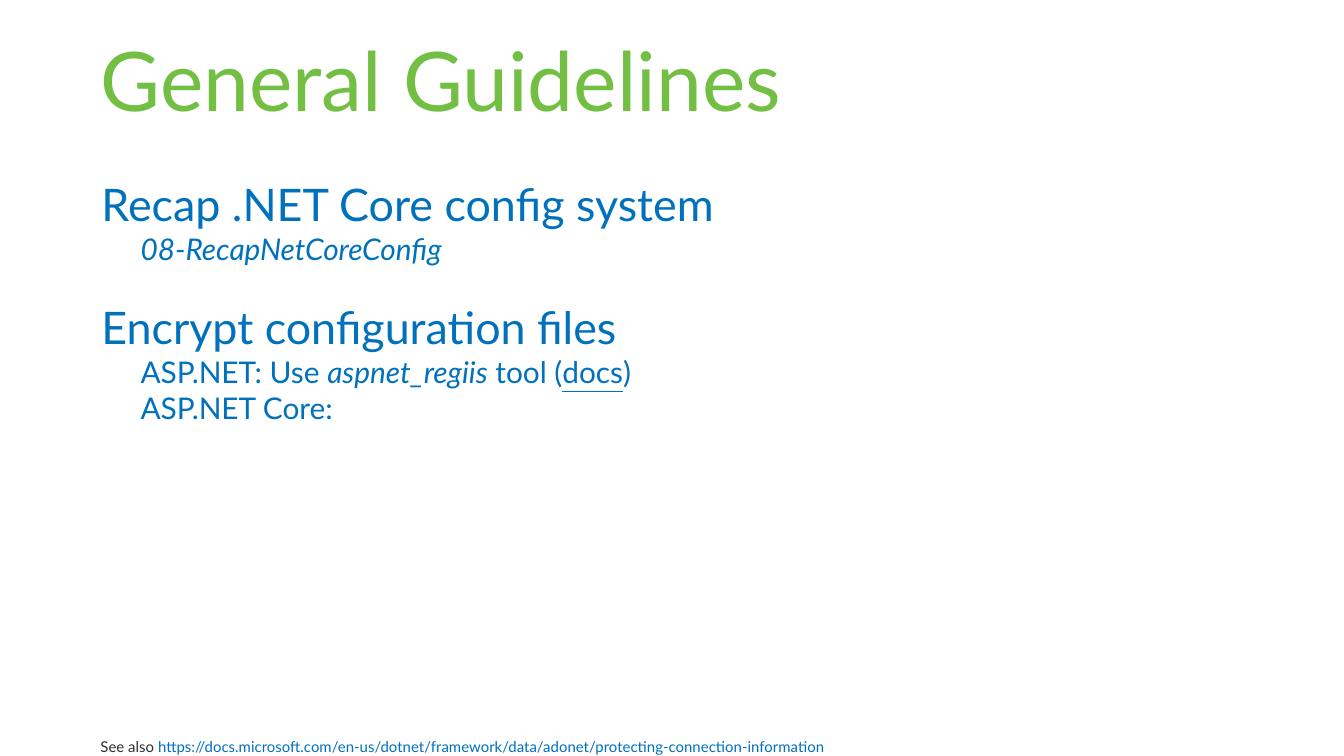
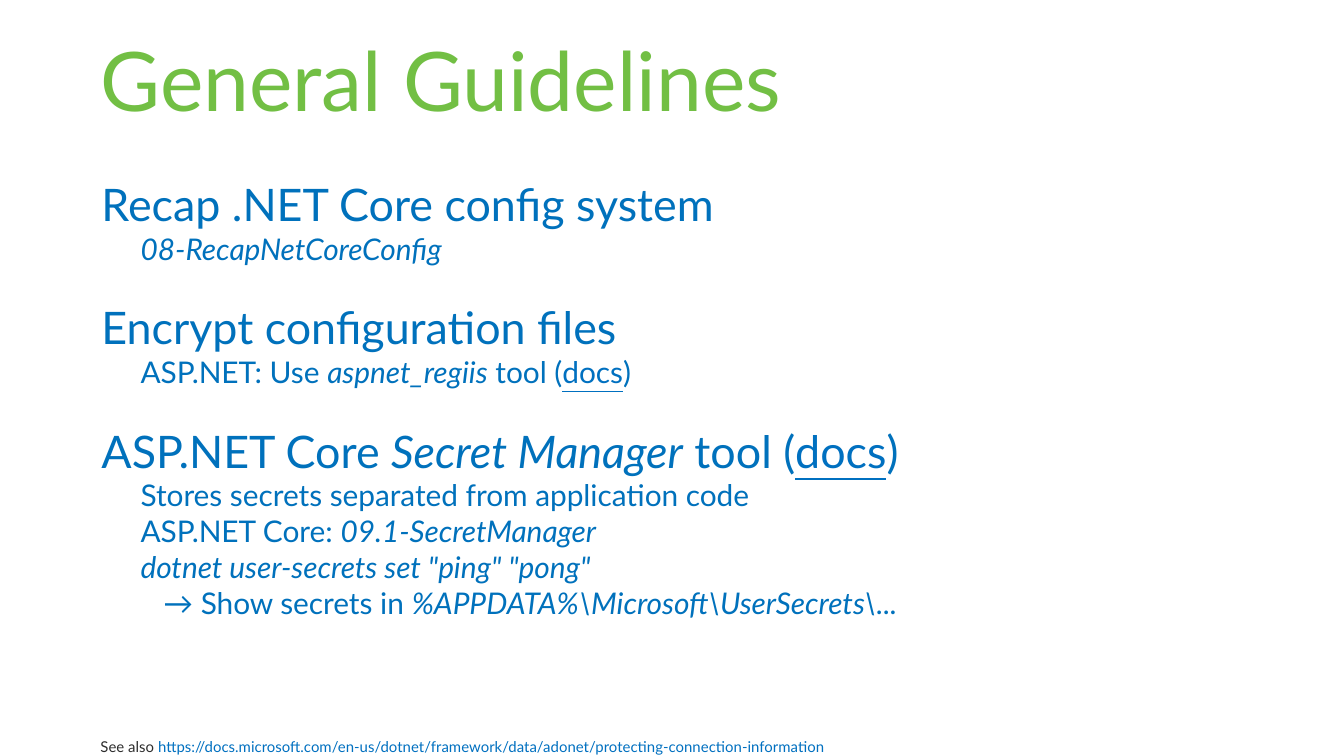
Before and after one commit to rstropek/SecureCodingDotNet, a slide deck: slide 16 of Slides/Secure-Coding-Dot-Net.pptx (slide 13 before the commit). Drawn at 1344x756 pixels with LibreOffice and Linux fonts; fonts in the diff are those of the drawing. Boxes give left, top, right and bottom in pixels: in the first picture for what was removed or moved away, otherwise in the second. Text is boxed around its words. In the diff, an @@ line names an element or a change of style, - is before the commit and + after.

```diff
--- a/Slides/Secure-Coding-Dot-Net.pptx
+++ b/Slides/Secure-Coding-Dot-Net.pptx
@@ text at [101, 433, 898, 618]: text changed; italic on @@
-  ASP.NET Core:
+ASP.NET Core Secret Manager tool (docs)
+  Stores secrets separated from application code
+  ASP.NET Core: 09.1-SecretManager
+  dotnet user-secrets set "ping" "pong"
+  → Show secrets in %APPDATA%\Microsoft\UserSecrets\...
```
Also in this commit, not shown: 23 slides added, 1 slide removed, 1 other file.
